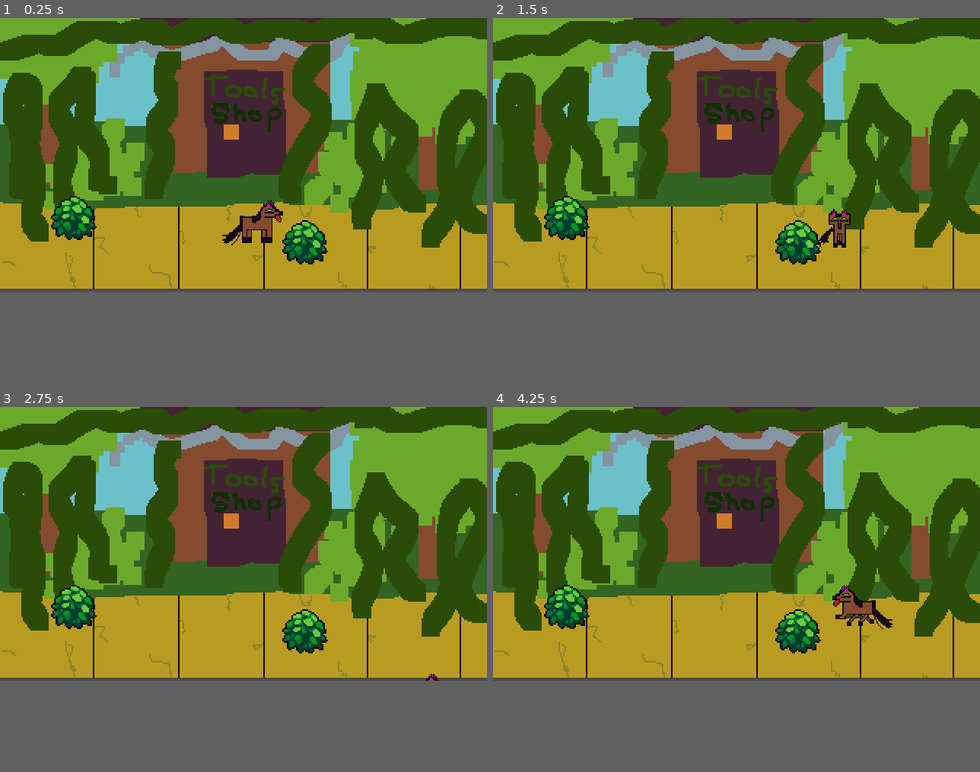
Above: before the commit, frames 1-4 (two rows, left to right).
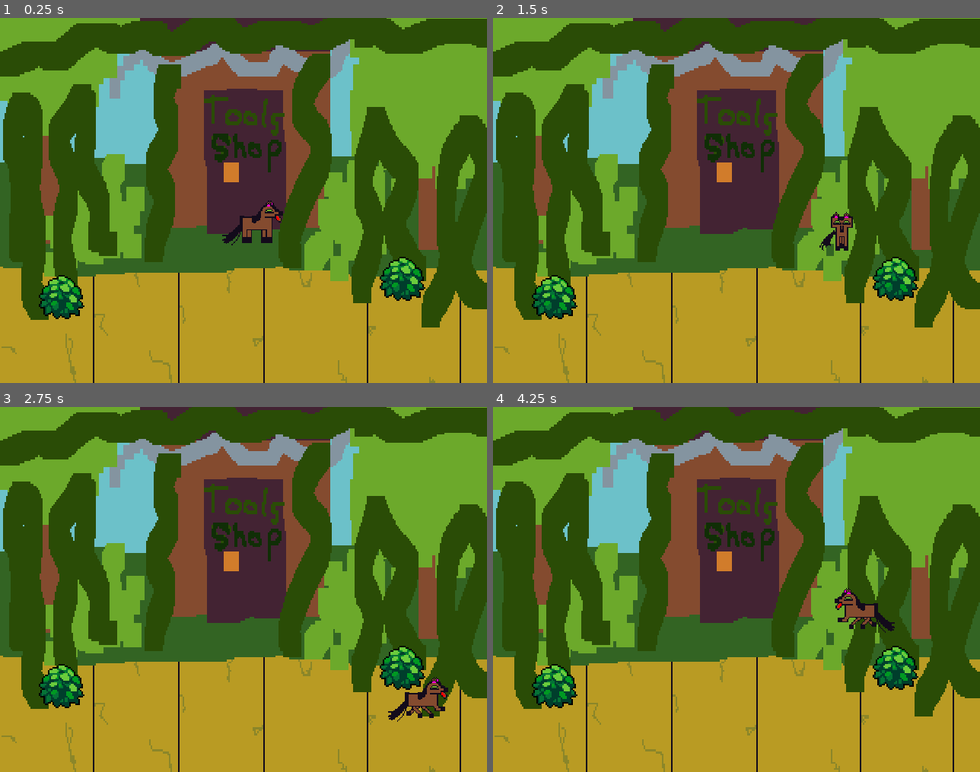
Above: after the commit, the same moments.

Repository: nicksergeant/animal-topia
Game: Godot game, scene res://World.tscn
Same seed, same stepped clock (60 frames per second), same inputs: the game is played once before the commit and once after it.
Inputs (mouse positions are in pixels of both pictures, inside the frame that each line leads up to):
- Up to frame 1 (0.25 s): no input
- Up to frame 2 (1.5 s): tap Enter at 0.5 s; move the mouse to (843, 142) at 0.52 s; hold Right (ui_right) 0.53-1.28 s; click (843, 142) at 0.67 s; move the mouse to (639, 167) at 1.27 s; hold Down (ui_down) from 1.28 s (still down)
- Up to frame 3 (2.75 s): move the mouse to (292, 483) at 2.02 s; release Down (ui_down) at 2.03 s; hold Right (ui_right) from 2.03 s (still down)
- Up to frame 4 (4.25 s): move the mouse to (712, 596) at 2.77 s; release Right (ui_right) at 2.78 s; hold Up (ui_up) 2.78-3.53 s; click (712, 596) at 2.92 s; move the mouse to (882, 585) at 3.52 s; hold Left (ui_left) from 3.53 s (still down)
In our replay, the window is 640x360 before the commit and 640x480 after it. These sizes can differ from the game's own. Grey fills any space a smaller window leaves; there, only what the larger window draws over its background counts as a difference.

The runs differ from the first frame. In frame 1, 43% of the frame differs, in the area x 0-100%, y 0-100%; in frame 2, 43%; in frame 3, 44%; in frame 4, 43%.

Commit message:
Switch to res for iPad

Diff:
--- a/World.tscn
+++ b/World.tscn
@@ -8,7 +8,8 @@
 position = Vector2( 1, 0 )
 
 [node name="Jungle" type="Sprite" parent="."]
-position = Vector2( 159, 88 )
+position = Vector2( 159, 119 )
+scale = Vector2( 1, 1.34444 )
 texture = ExtResource( 4 )
 hframes = 2
 
@@ -16,7 +17,7 @@
 position = Vector2( 167, 144 )
 
 [node name="Bush" parent="." instance=ExtResource( 2 )]
-position = Vector2( 199, 152 )
+position = Vector2( 263, 176 )
 
 [node name="Bush2" parent="." instance=ExtResource( 2 )]
-position = Vector2( 47, 136 )
+position = Vector2( 39, 187.91 )
--- a/project.godot
+++ b/project.godot
@@ -21,9 +21,9 @@
 [display]
 
 window/size/width=320
-window/size/height=180
+window/size/height=240
 window/size/test_width=1280
-window/size/test_height=720
+window/size/test_height=960
 window/stretch/mode="2d"
 window/stretch/aspect="keep"
 
